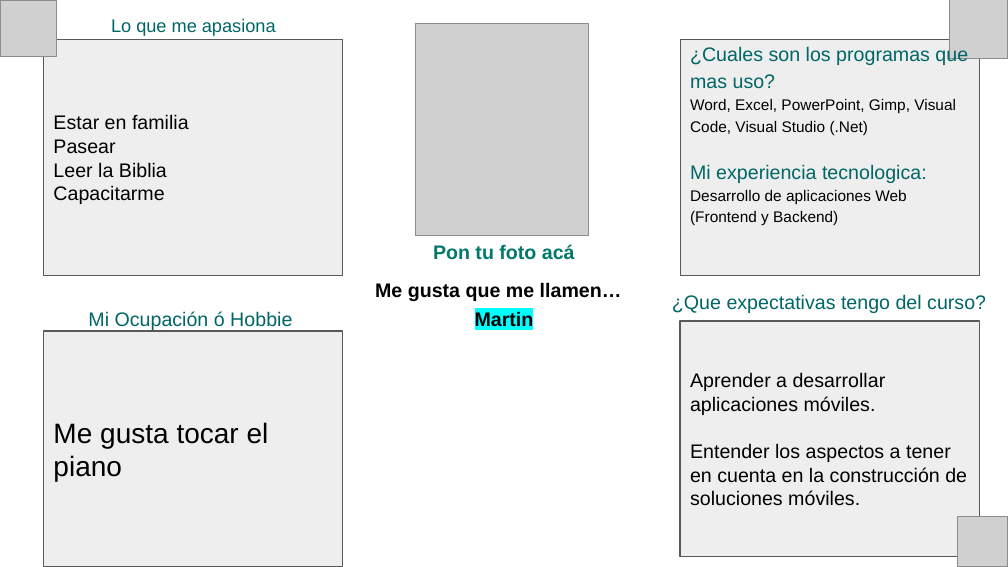
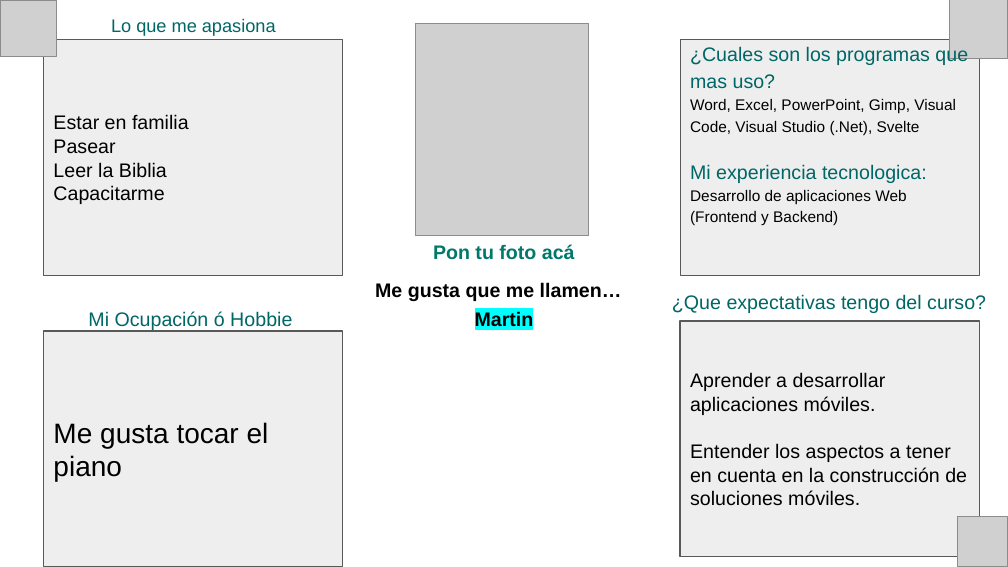
Before and after one commit to ftec27atenea/Presentaciones, a slide deck: slide 1 of Martin Dario Daza Garzon/Pesentacion.pptx. Drawn at 1008x567 pixels with LibreOffice and Linux fonts; fonts in the diff are those of the drawing; grey boxes stand for pictures. Boxes give left, top, right and bottom in pixels: in the first picture for what was removed or moved away, otherwise in the second. Text is boxed around its words. In the diff, an @@ line names an element or a change of style, - is before the commit and + after.

Commit message:
Actualización Programas
Actualización sección programas que uso.

```diff
--- a/Martin Dario Daza Garzon/Pesentacion.pptx
+++ b/Martin Dario Daza Garzon/Pesentacion.pptx
@@ text at bbox=[690, 99, 956, 135]: text changed @@
-Word, Excel, PowerPoint, Gimp, Visual Code, Visual Studio (.Net)
+Word, Excel, PowerPoint, Gimp, Visual Code, Visual Studio (.Net), Svelte
```
